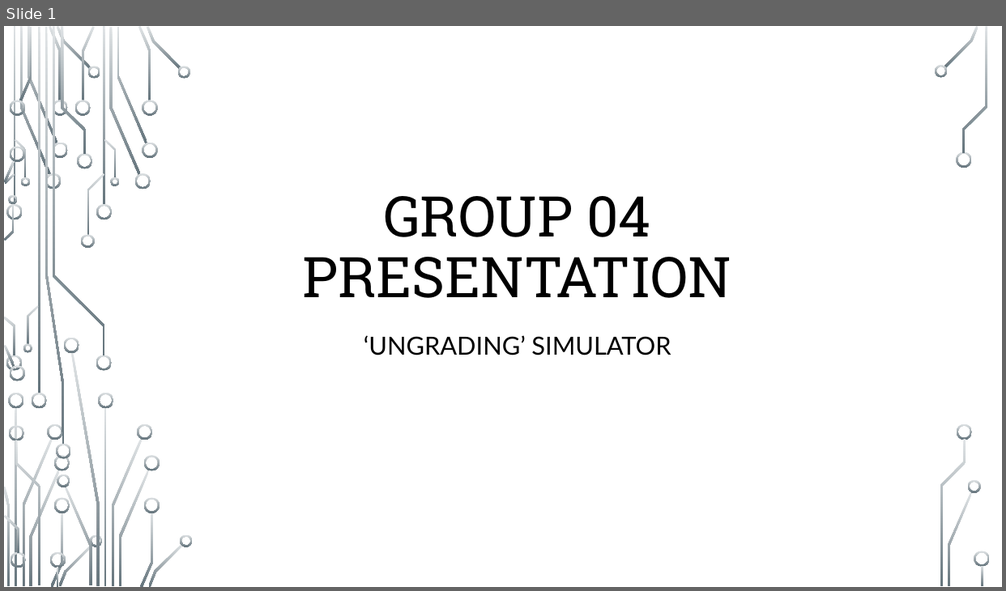
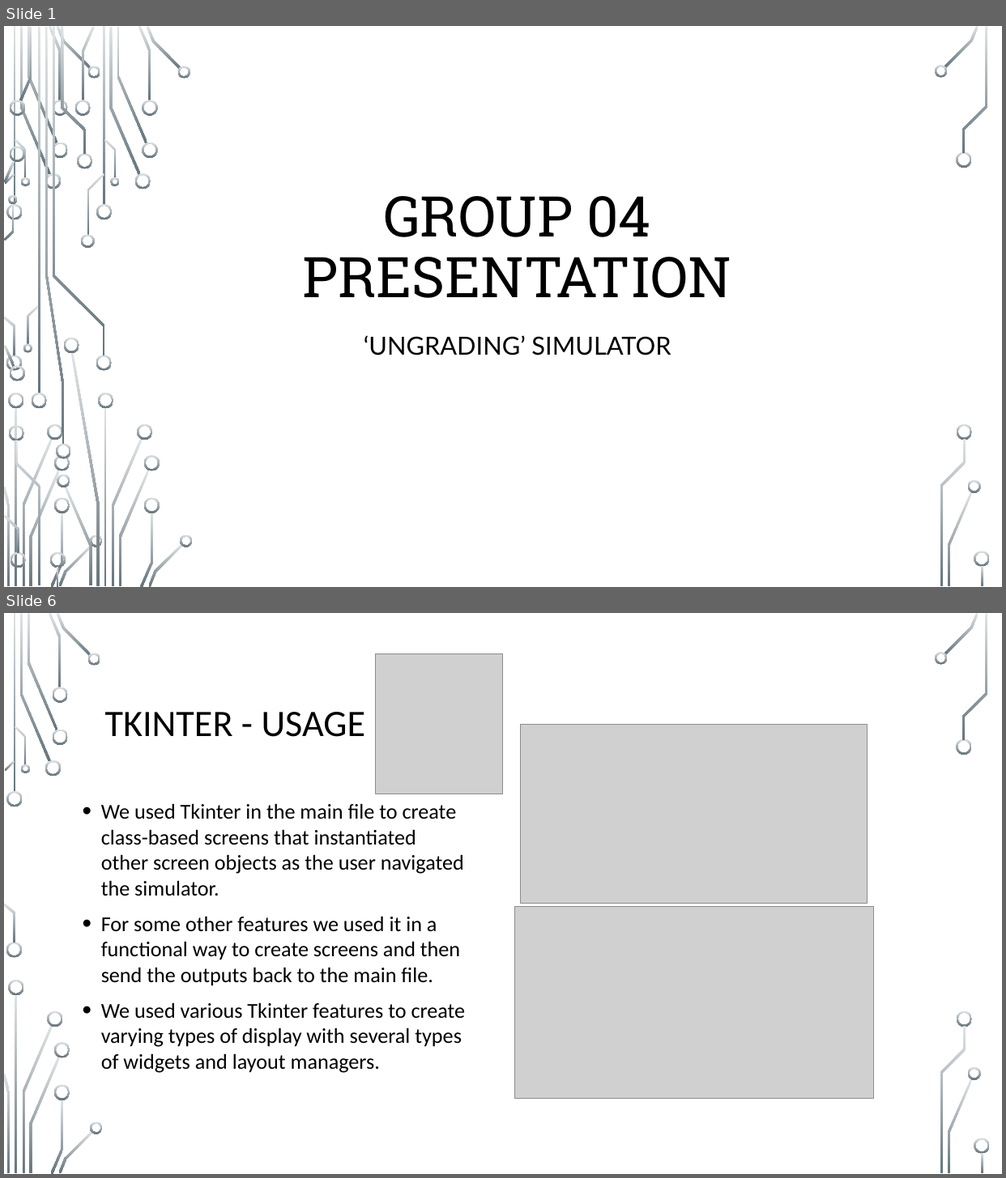
Before and after one commit to Patterbear/Ungrading-Simulator, a slide deck: Presentation/Group-04-Presentation.pptx. Shown one above the other, each under a label of ours: slide 1 before the commit, slides 1 and 6 after it; the slides between them are not shown. The pictures are 1006x591 and 1006x1178 pixels, drawn with LibreOffice and Linux fonts; fonts in the diff are those of the drawing; grey boxes stand for pictures; background and template pictures are left out. Boxes give left, top, right and bottom in pixels: in the first picture for what was removed or moved away, otherwise in the second. Text is boxed around its words. In the diff, an @@ line names an element or a change of style, - is before the commit and + after.

```diff
--- a/Presentation/Group-04-Presentation.pptx
+++ b/Presentation/Group-04-Presentation.pptx
@@ slide 6 added at (4,613,1002,1174), background picture (left out); not listed: 36 template elements that a slide beside it also shows @@
@@ picture added at (376,654,503,795) @@
@@ title added at (105,712,366,737), 36 pt, text #000000 @@
+TKINTER - USAGE
@@ picture added at (521,724,867,903) @@
@@ text added at (101,803,466,1073), 20.4 pt, text #000000 @@
+• We used Tkinter in the main file to create class-based screens that instantiated other screen objects as the user navigated the simulator.
+• For some other features we used it in a functional way to create screens and then send the outputs back to the main file.
+• We used various Tkinter features to create varying types of display with several types of widgets and layout managers.
@@ picture added at (514,907,873,1099) @@
```
Also in this commit, not shown: 1 slide changed, 16 other slides added, 1 slide removed.
